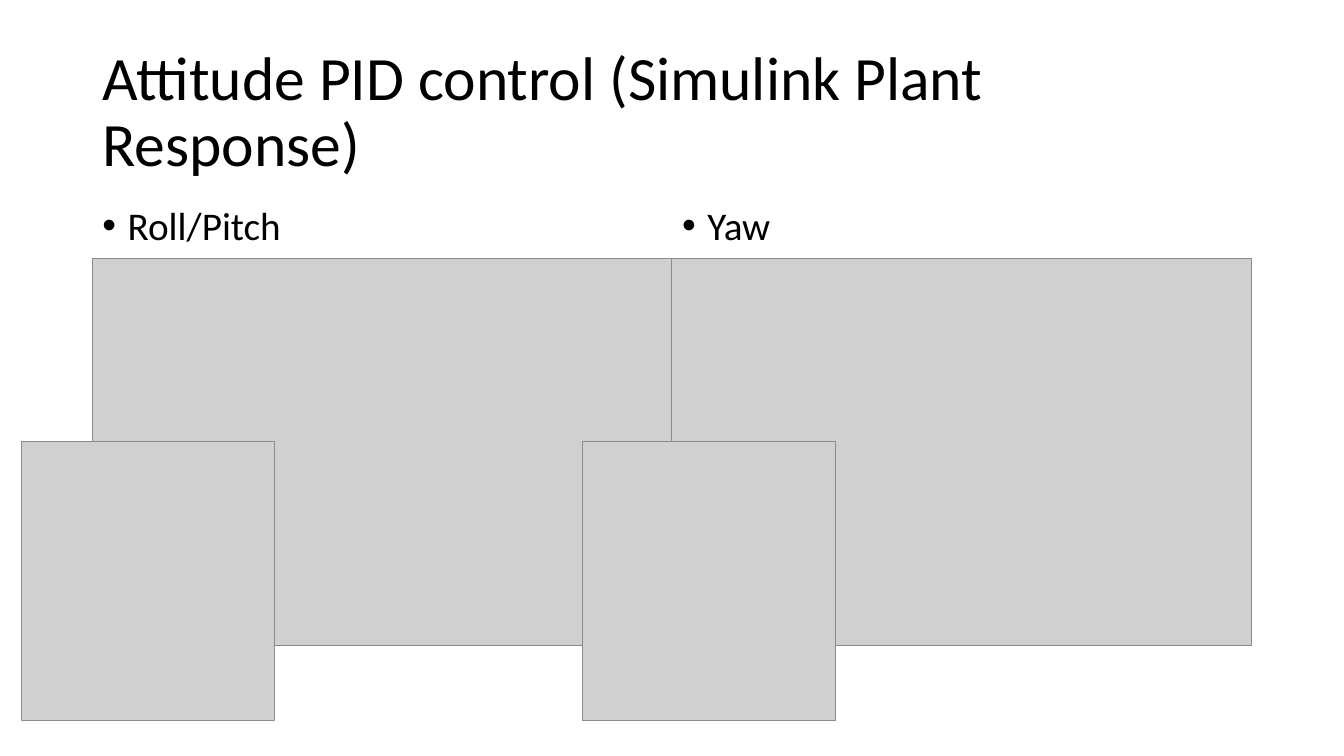
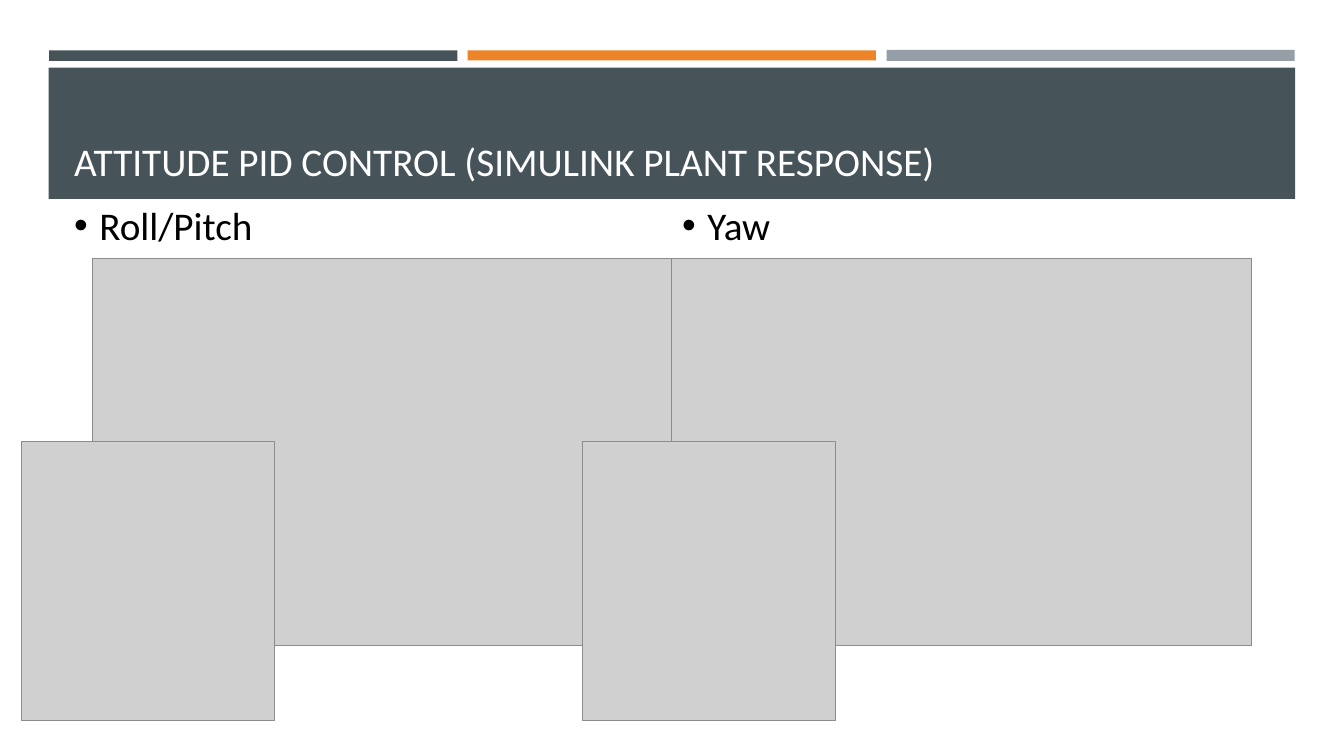
Before and after one commit to willgraham345/flightSimulator, a slide deck: slide 3 of Progress Presentations/8-19-22 Simulink Tests.pptx. Drawn at 1344x756 pixels with LibreOffice and Linux fonts; fonts in the diff are those of the drawing; grey boxes stand for pictures. Boxes give left, top, right and bottom in pixels: in the first picture for what was removed or moved away, otherwise in the second. Text is boxed around its words. In the diff, an @@ line names an element or a change of style, - is before the commit and + after.

```diff
--- a/Progress Presentations/8-19-22 Simulink Tests.pptx
+++ b/Progress Presentations/8-19-22 Simulink Tests.pptx
@@ rectangle added at (49,50,458,60), fill #465359 @@
@@ rectangle added at (468,50,876,60), fill #ED8428 @@
@@ rectangle added at (886,50,1295,62), fill #969FA7 @@
@@ rectangle added at (48,68,1296,199), fill #465359 @@
@@ title "ATTITUDE PID CONTROL (SIMULINK PLANT ..." at (74,147,934,181): vertical alignment middle to bottom @@
@@ title at (74,147,934,181): text changed; size 44 to 28 pt; text colour #000000 to #FFFFFF @@
-Attitude PID control (Simulink Plant Response)
+ATTITUDE PID CONTROL (SIMULINK PLANT RESPONSE)
@@ text "Roll/Pitch": place and size @@
-text "Roll/Pitch" at (128,212,281,242)
+text "Roll/Pitch" at (99,212,252,242)
```
Also in this commit, not shown: 3 other slides changed, 1 slide added, 1 slide removed, 4 other files.
